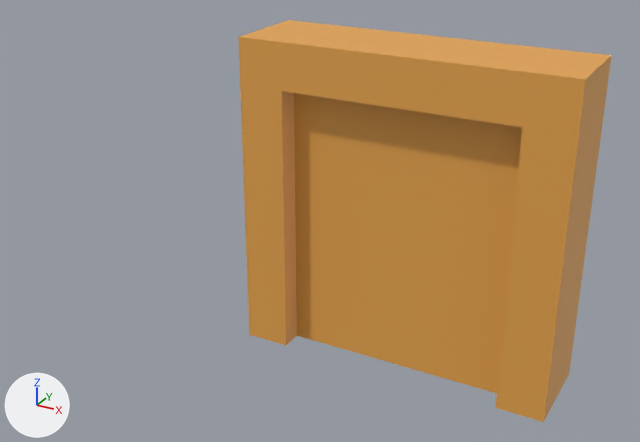
A saved change to the Blender file Assets/environment/blender/doorway.blend.
One viewpoint serves both versions: a 50 mm lens placed at (1.33, -3.2, 2.16), pointed at (-0.45, 0.03, 0.55). Lighting does not change. The marker at lower left points along +X, +Y and +Z. The first picture is the older version.

Objects in the first picture: 'Door', 'Frame'.
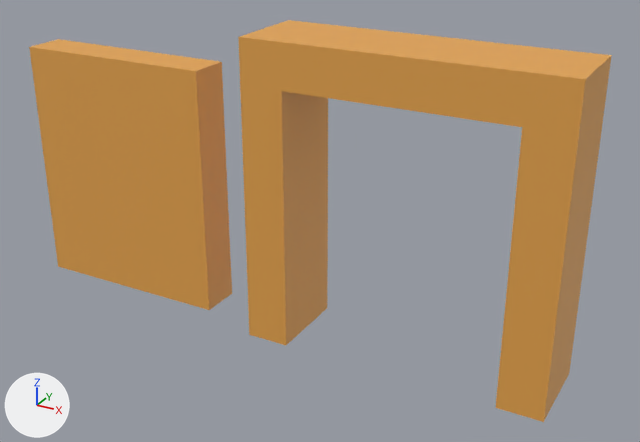
Commit message: Door hinge

Location of each change, [x1, y1, x2, y2] in pixels of the pictures (640 x 442 px):
'Door', moved: before [294, 93, 522, 393]; after [29, 39, 232, 310]

Patch to the scene script:
```diff
--- a/Assets/environment/blender/doorway.blend.py
+++ b/Assets/environment/blender/doorway.blend.py
@@ ob_door @@
 ob_door = bpy.data.objects.new('Door', me_door)
-ob_door.location = (-0.5, 0.0, 0.0)
+ob_door.location = (-2.0, 0.0, 0.0)
```
